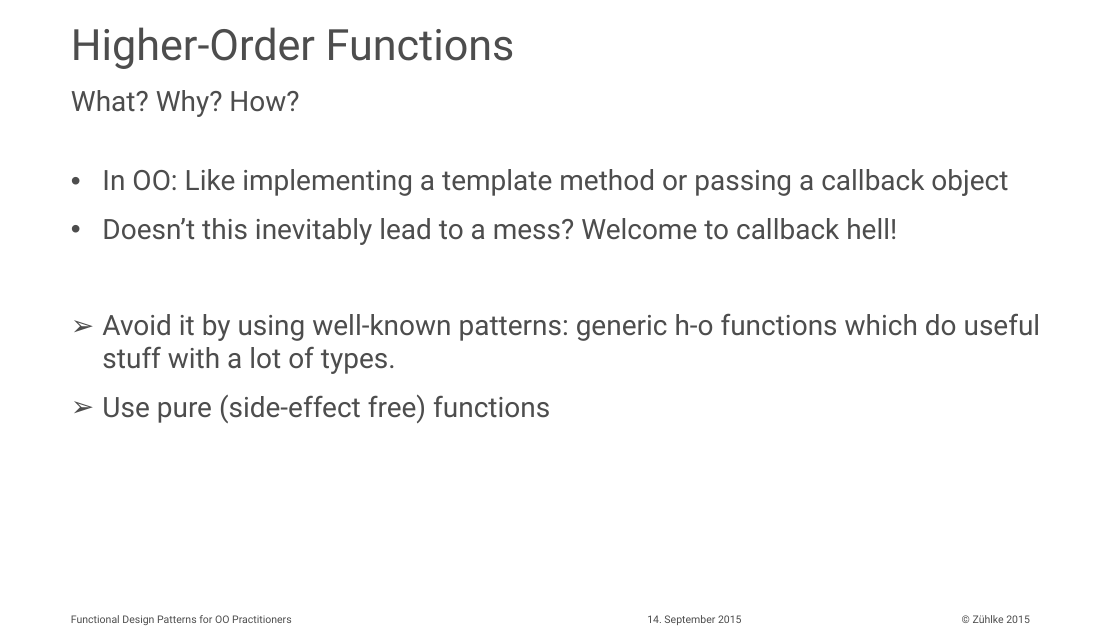
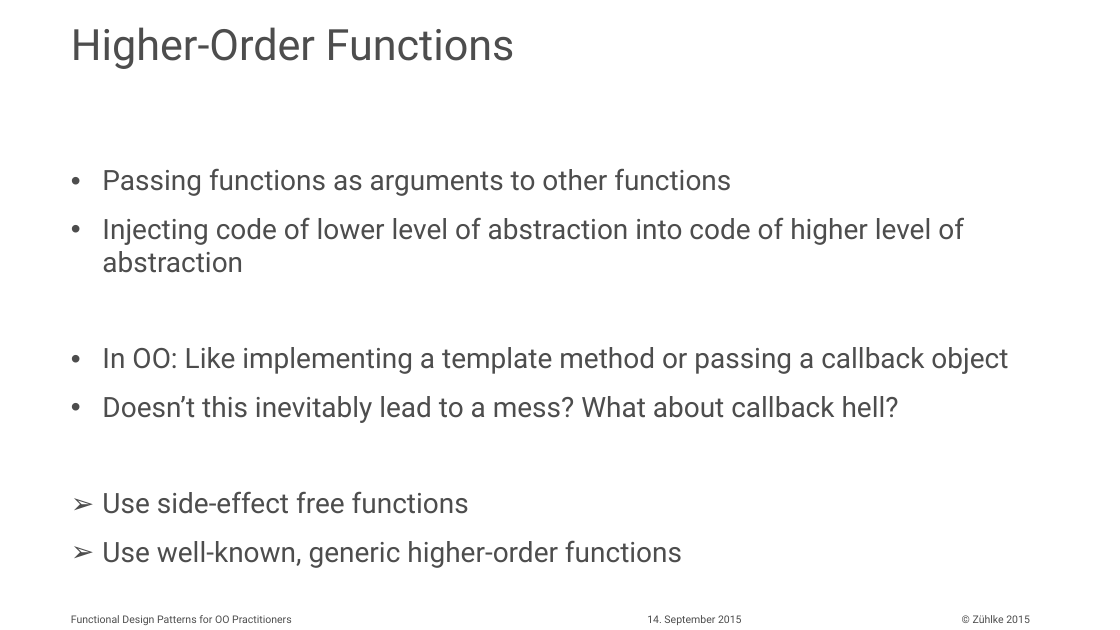
Before and after one commit to aax/zdays-fp-patterns, a slide deck: slide 12 of Functional Design Patterns for OO Practitioners.pptx (slide 11 before the commit). Drawn at 1120x630 pixels with LibreOffice and Linux fonts; fonts in the diff are those of the drawing. Boxes give left, top, right and bottom in pixels: in the first picture for what was removed or moved away, otherwise in the second. Text is boxed around its words. In the diff, an @@ line names an element or a change of style, - is before the commit and + after.

```diff
--- a/Functional Design Patterns for OO Practitioners.pptx
+++ b/Functional Design Patterns for OO Practitioners.pptx
@@ text removed at (71, 90, 299, 117) @@
-What? Why? How?
@@ text at (102, 168, 964, 273): paragraphs added @@
+  • Passing functions as arguments to other functions
+• Injecting code of lower level of abstraction into code of higher level of abstraction
@@ text at (102, 396, 899, 568): text changed @@
-• Doesn’t this inevitably lead to a mess? Welcome to callback hell!
-➢ Avoid it by using well-known patterns: generic h-o functions which do useful stuff with a lot of types.
-➢ Use pure (side-effect free) functions
+• Doesn’t this inevitably lead to a mess? What about callback hell?
+➢ Use side-effect free functions
+➢ Use well-known, generic higher-order functions
```
Also in this commit, not shown: 9 other slides changed, 5 slides added, 7 other files.
